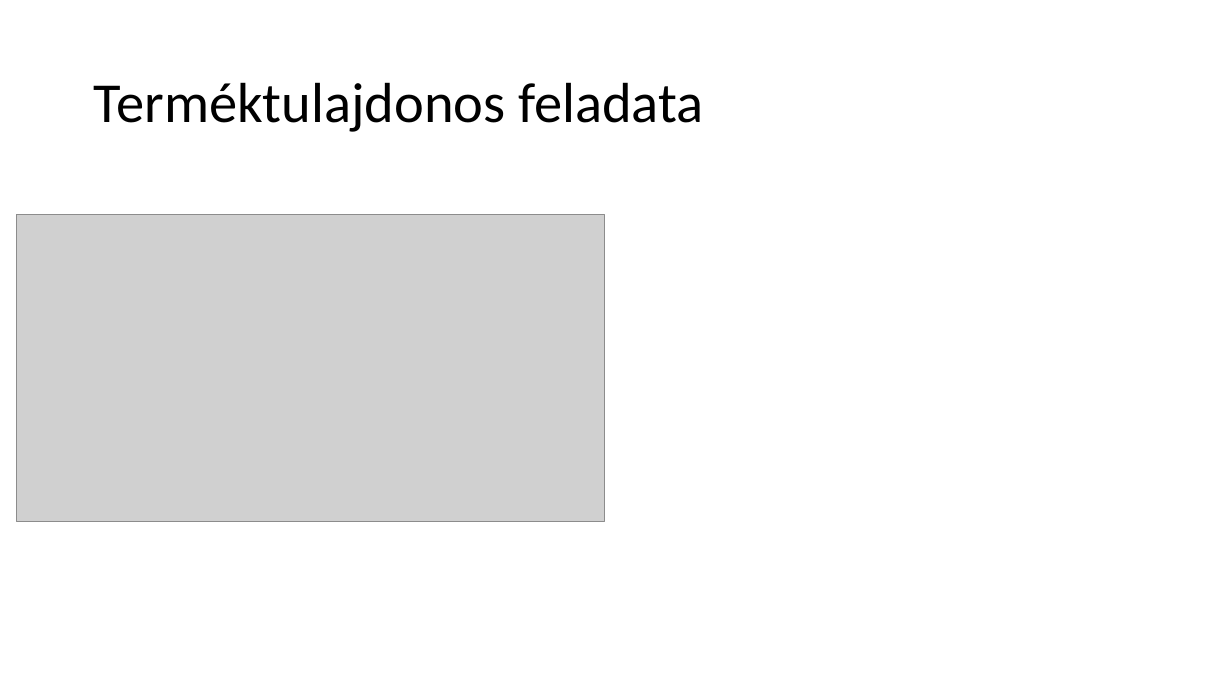
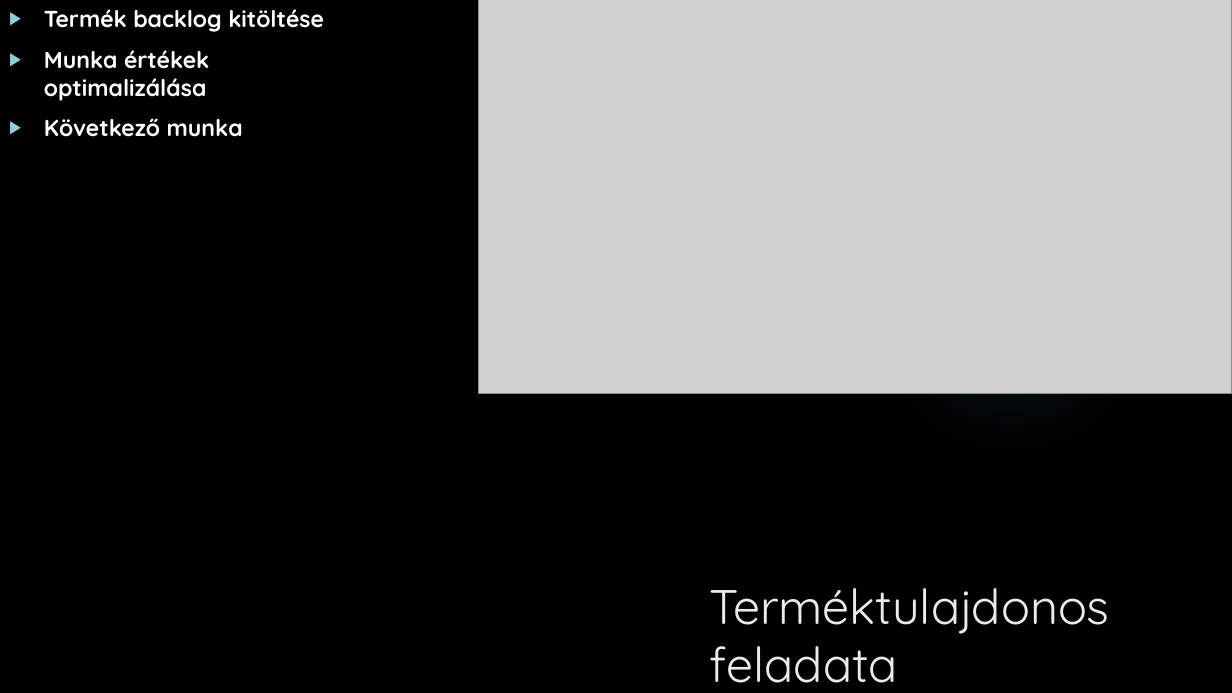
Before and after one commit to MrErik402/PPT, a slide deck: slide 3 of IKT Projekt feladat.pptx. Drawn at 1232x693 pixels with LibreOffice and Linux fonts; fonts in the diff are those of the drawing; grey boxes stand for pictures; background and template pictures are left out. Boxes give left, top, right and bottom in pixels: in the first picture for what was removed or moved away, otherwise in the second. Text is boxed around its words. In the diff, an @@ line names an element or a change of style, - is before the commit and + after.

Commit message:
PPT
Szövegek beillesztése, feladatok kitöltése, és megállapítása annak, hogy már kevés dolog hiányzik a teljesen kész projekthez.

```diff
--- a/IKT Projekt feladat.pptx
+++ b/IKT Projekt feladat.pptx
@@ background #FFFFFF to picture (left out) @@
@@ text added at box(44, 9, 324, 137), 18 pt, text #FFFFFF, bold @@
+▶ Termék backlog kitöltése
+▶ Munka értékek optimalizálása
+▶ Következő munka
@@ picture: place and size @@
-picture at box(17, 214, 604, 522)
+picture at box(479, 0, 1232, 394)
@@ rectangle added at box(1055, 0, 1124, 116), fill #B01513 @@
@@ ellipse added at box(870, 169, 1154, 454), fill gradient #50B9C1 @@
@@ title "Terméktulajdonos feladata": place and size @@
-title "Terméktulajdonos feladata" at box(94, 82, 703, 132)
+title "Terméktulajdonos feladata" at box(710, 588, 1110, 683)
@@ title "Terméktulajdonos feladata" at box(710, 588, 1110, 683): size 44 to 37.8 pt, font Calibri to Quicksand, text colour #000000 to #EBEBEB; line spacing 0.9 to 1; vertical alignment middle to top @@
```
Also in this commit, not shown: 8 other slides changed, 1 slide added, 1 slide removed.
